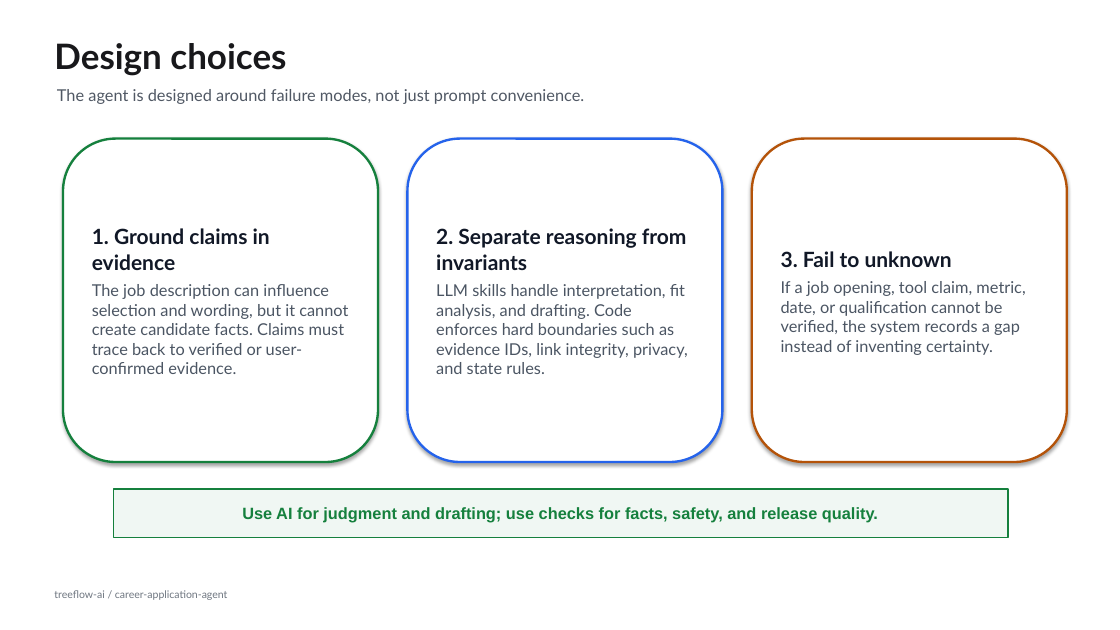
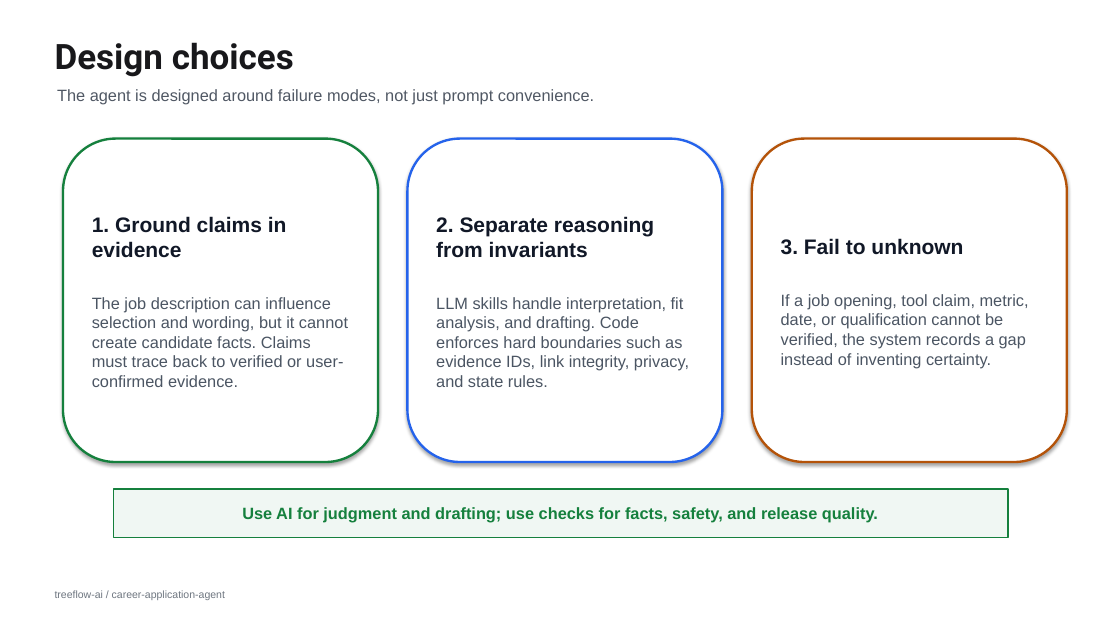
Before and after one commit to treeflow-ai/career-application-agent, a slide deck: slide 6 of docs/Career-Application-Agent-Quick-Overview.pptx. Drawn at 1120x630 pixels with LibreOffice and Linux fonts; fonts in the diff are those of the drawing. Boxes give left, top, right and bottom in pixels: in the first picture for what was removed or moved away, otherwise in the second. Text is boxed around its words. In the diff, an @@ line names an element or a change of style, - is before the commit and + after.

```diff
--- a/docs/Career-Application-Agent-Quick-Overview.pptx
+++ b/docs/Career-Application-Agent-Quick-Overview.pptx
@@ text "Design choices" at (55,42,294,77): font Lato to Roboto @@
@@ text "The agent is designed around ..." at (57,89,594,104): font Lato to Arial @@
@@ font Lato to Arial; proportions changed in 3 elements at (63,139,378,462), (408,139,723,462), (752,139,1067,462) @@
@@ text "treeflow-ai / career-application-agent" at (55,590,225,600): font Lato to Arial @@
```
Also in this commit, not shown: 1 other slide changed, 2 other files.
